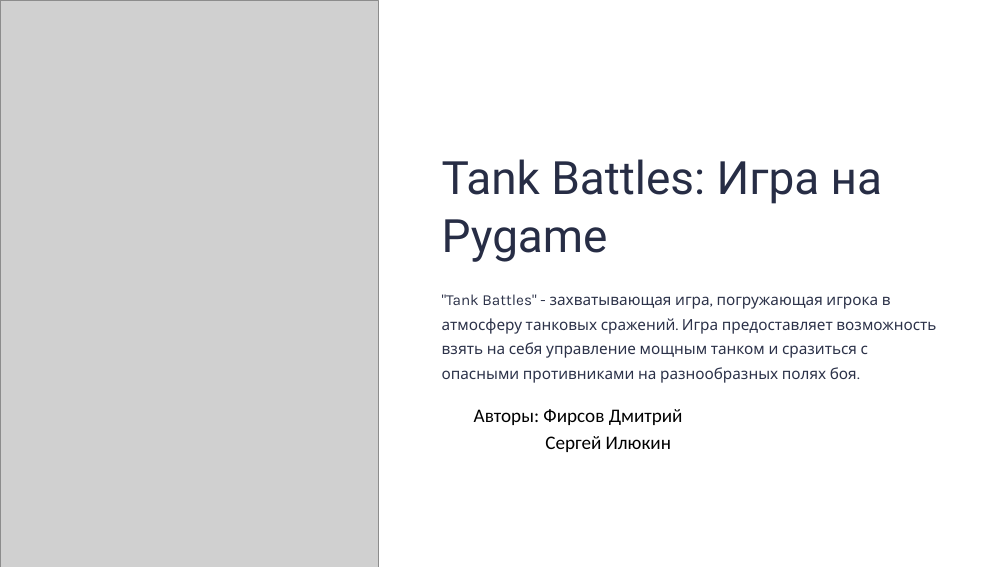
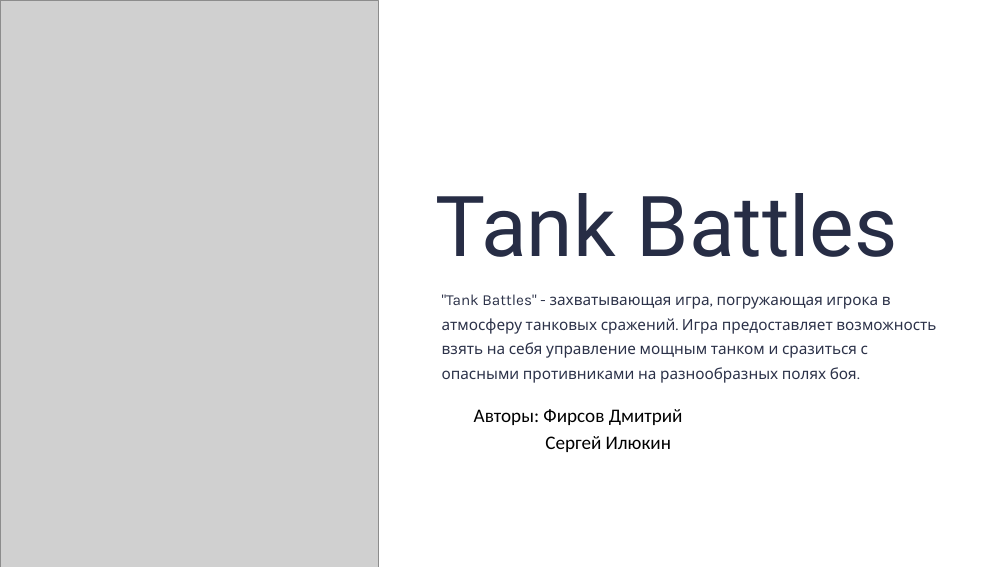
Before and after one commit to f1rsov08/PyGameProject, a slide deck: slide 1 of Tank-Battles.pptx. Drawn at 1008x567 pixels with LibreOffice and Linux fonts; fonts in the diff are those of the drawing; grey boxes stand for pictures. Boxes give left, top, right and bottom in pixels: in the first picture for what was removed or moved away, otherwise in the second. Text is boxed around its words. In the diff, an @@ line names an element or a change of style, - is before the commit and + after.

```diff
--- a/Tank-Battles.pptx
+++ b/Tank-Battles.pptx
@@ text at box(436, 193, 898, 257): text changed; size 52.5 to 96 pt @@
-Tank Battles: Игра на Pygame
+Tank Battles
```
Also in this commit, not shown: 2 other slides changed.
